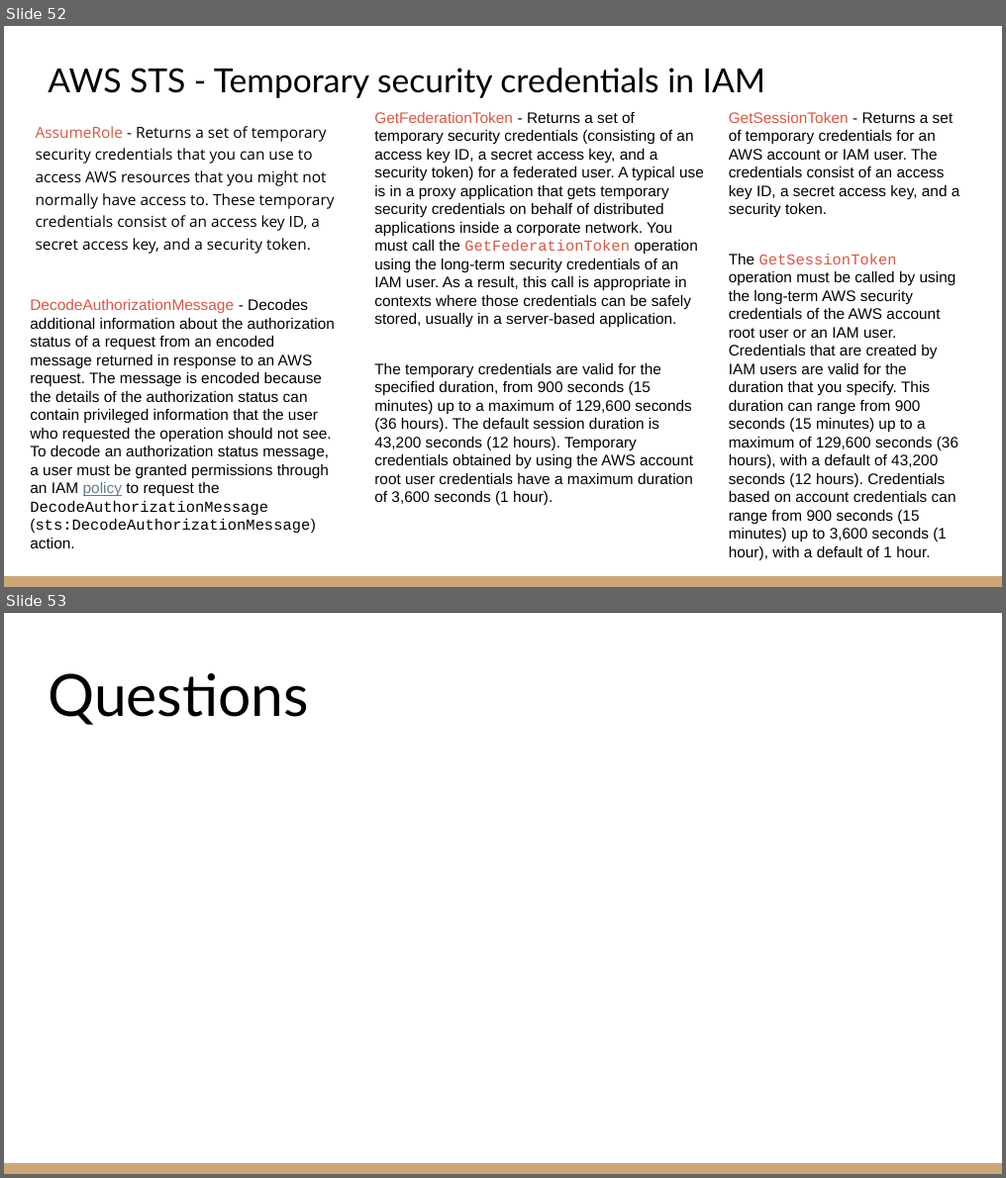
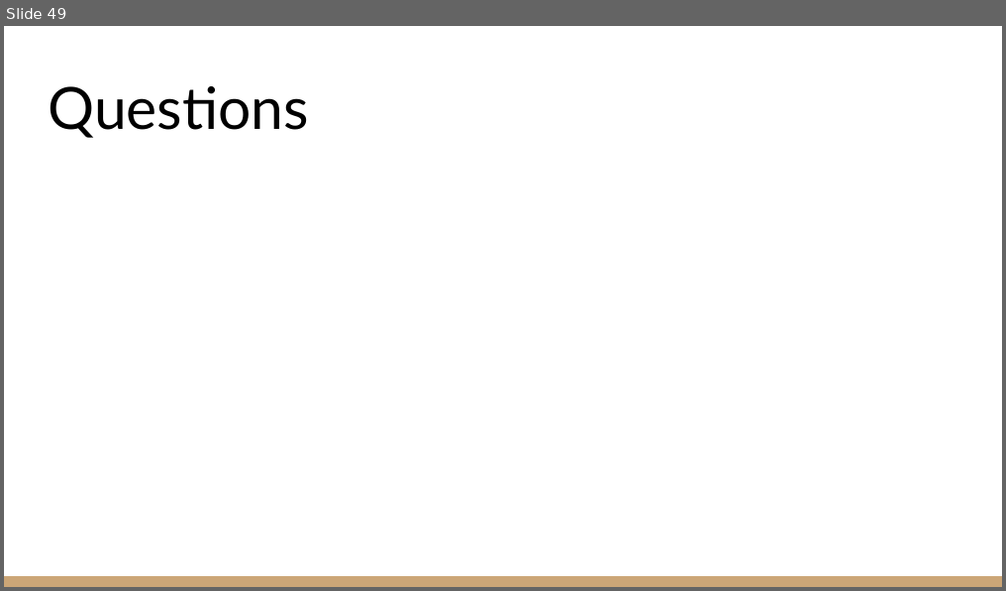
Before and after one commit to IlyaChakun/aws-iba-courses, a slide deck: lecture-materials/Security/22-cognito/cognito-sts.pptx. Shown one above the other, each under a label of ours: slides 52 and 53 before the commit, slide 49 after it. The pictures are 1006x1178 and 1006x591 pixels, drawn with LibreOffice and Linux fonts; fonts in the diff are those of the drawing. Boxes give left, top, right and bottom in pixels: in the first picture for what was removed or moved away, otherwise in the second. Text is boxed around its words. In the diff, an @@ line names an element or a change of style, - is before the commit and + after.

```diff
--- a/lecture-materials/Security/22-cognito/cognito-sts.pptx
+++ b/lecture-materials/Security/22-cognito/cognito-sts.pptx
@@ slide 52 removed at box(4, 26, 1002, 587), background #FFFFFF; not listed: 1 template element that a slide beside it also shows @@
@@ title removed at box(48, 68, 765, 98) @@
-AWS STS - Temporary security credentials in IAM
@@ text removed at box(374, 112, 704, 506) @@
-GetFederationToken - Returns a set of temporary security credentials (consisting of an access key ID, a secret access key, and a security token) for a federated user. A typical use is in a proxy application that gets temporary security credentials on behalf of distributed applications inside a corporate network. You must call the GetFederationToken operation using the long-term security credentials of an IAM user. As a result, this call is appropriate in contexts where those credentials can be safely stored, usually in a server-based application.
-The temporary credentials are valid for the specified duration, from 900 seconds (15 minutes) up to a maximum of 129,600 seconds (36 hours). The default session duration is 43,200 seconds (12 hours). Temporary credentials obtained by using the AWS account root user credentials have a maximum duration of 3,600 seconds (1 hour).
@@ text removed at box(729, 112, 960, 561) @@
-GetSessionToken - Returns a set of temporary credentials for an AWS account or IAM user. The credentials consist of an access key ID, a secret access key, and a security token.
-The GetSessionToken operation must be called by using the long-term AWS security credentials of the AWS account root user or an IAM user. Credentials that are created by IAM users are valid for the duration that you specify. This duration can range from 900 seconds (15 minutes) up to a maximum of 129,600 seconds (36 hours), with a default of 43,200 seconds (12 hours). Credentials based on account credentials can range from 900 seconds (15 minutes) up to 3,600 seconds (1 hour), with a default of 1 hour.
@@ text removed at box(36, 126, 335, 254) @@
-AssumeRole - Returns a set of temporary security credentials that you can use to access AWS resources that you might not normally have access to. These temporary credentials consist of an access key ID, a secret access key, and a security token.
@@ text removed at box(30, 299, 335, 549) @@
-DecodeAuthorizationMessage - Decodes additional information about the authorization status of a request from an encoded message returned in response to an AWS request. The message is encoded because the details of the authorization status can contain privileged information that the user who requested the operation should not see. To decode an authorization status message, a user must be granted permissions through an IAM policy to request the DecodeAuthorizationMessage (sts:DecodeAuthorizationMessage) action.
@@ what was slide 53 is now slide 49 @@
```
Also in this commit, not shown: 3 other slides removed, 18 other files.
